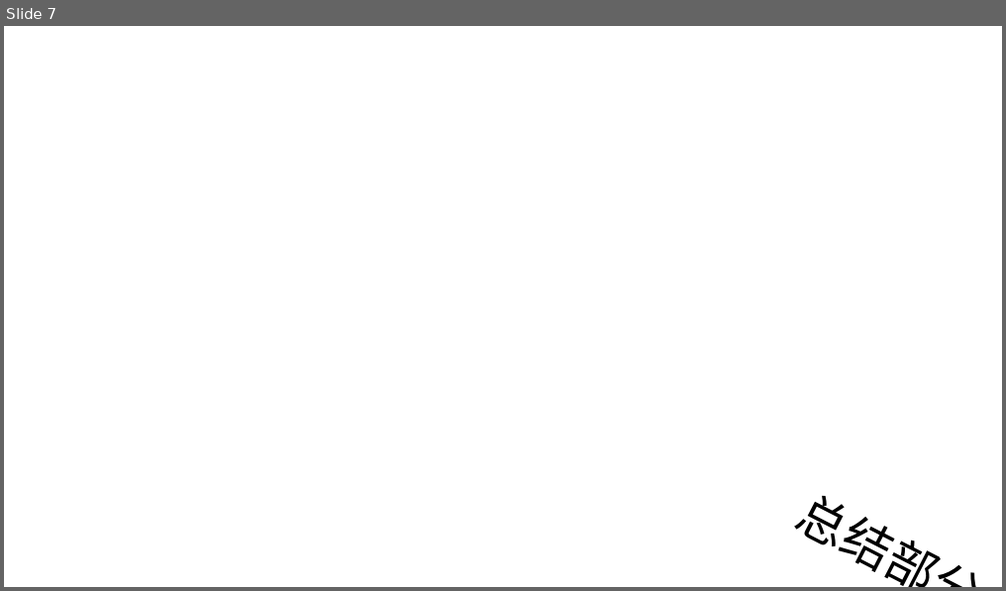
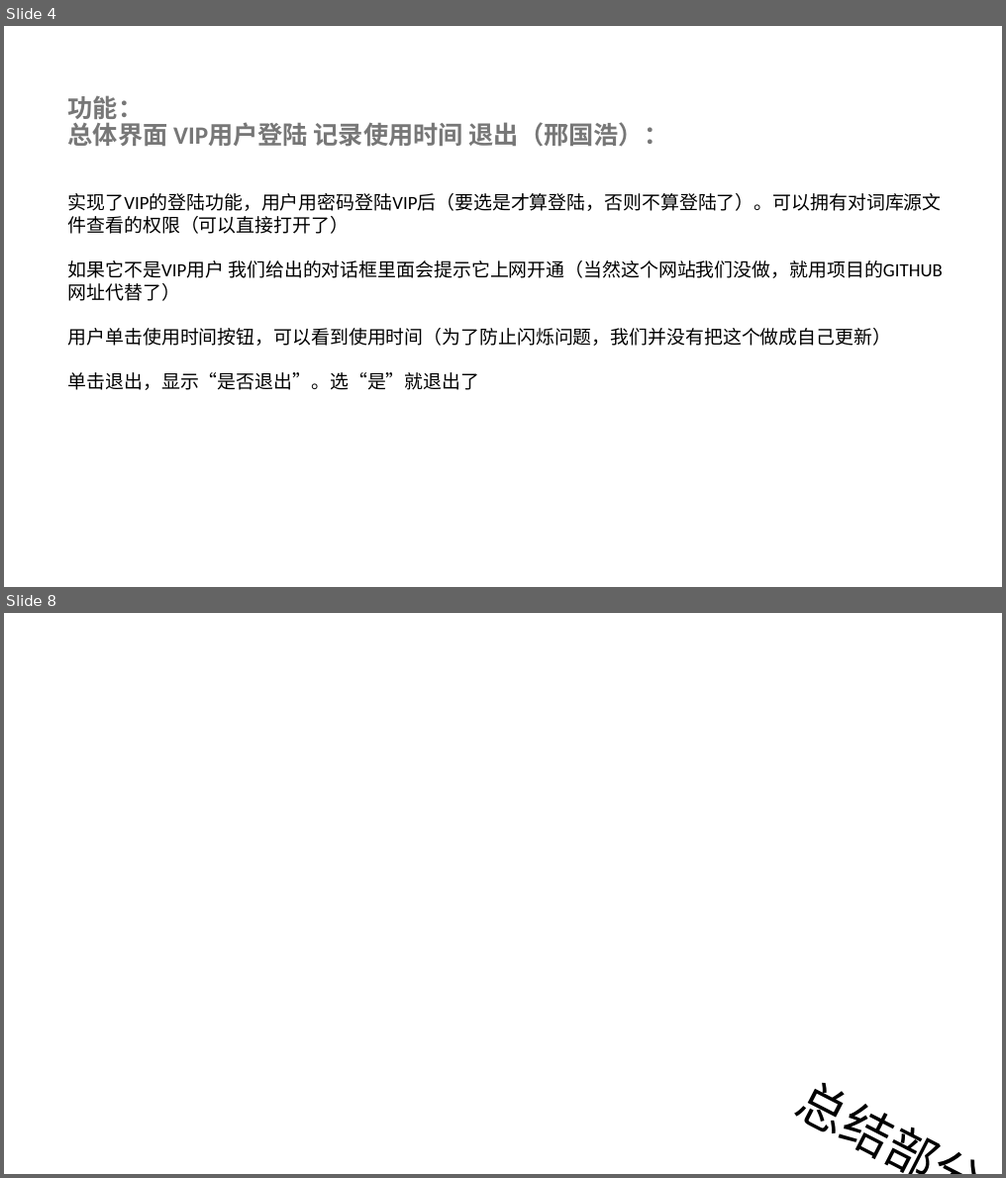
Before and after one commit to CC1AH/SummerTraining, a slide deck: 项目答辩总ppt.pptx. Shown one above the other, each under a label of ours: slide 7 before the commit, slides 4 and 8 after it; the slides between them are not shown. The pictures are 1006x591 and 1006x1178 pixels, drawn with LibreOffice and Linux fonts; fonts in the diff are those of the drawing; background and template pictures are left out. Boxes give left, top, right and bottom in pixels: in the first picture for what was removed or moved away, otherwise in the second. Text is boxed around its words. In the diff, an @@ line names an element or a change of style, - is before the commit and + after.

```diff
--- a/项目答辩总ppt.pptx
+++ b/项目答辩总ppt.pptx
@@ slide 4 added at bbox=[4, 26, 1002, 587], background picture (left out) @@
@@ text added at bbox=[68, 95, 669, 147], 24 pt, text #777777, bold @@
+功能：
+总体界面 VIP用户登陆 记录使用时间 退出（邢国浩）：
@@ text added at bbox=[68, 193, 942, 390], 18 pt, text #000000 @@
+实现了VIP的登陆功能，用户用密码登陆VIP后（要选是才算登陆，否则不算登陆了）。可以拥有对词库源文件查看的权限（可以直接打开了）
+如果它不是VIP用户 我们给出的对话框里面会提示它上网开通（当然这个网站我们没做，就用项目的GITHUB网址代替了）
+用户单击使用时间按钮，可以看到使用时间（为了防止闪烁问题，我们并没有把这个做成自己更新）
+单击退出，显示“是否退出”。选“是”就退出了
@@ what was slide 7 is now slide 8 @@
```
Also in this commit, not shown: 4 slides changed.
